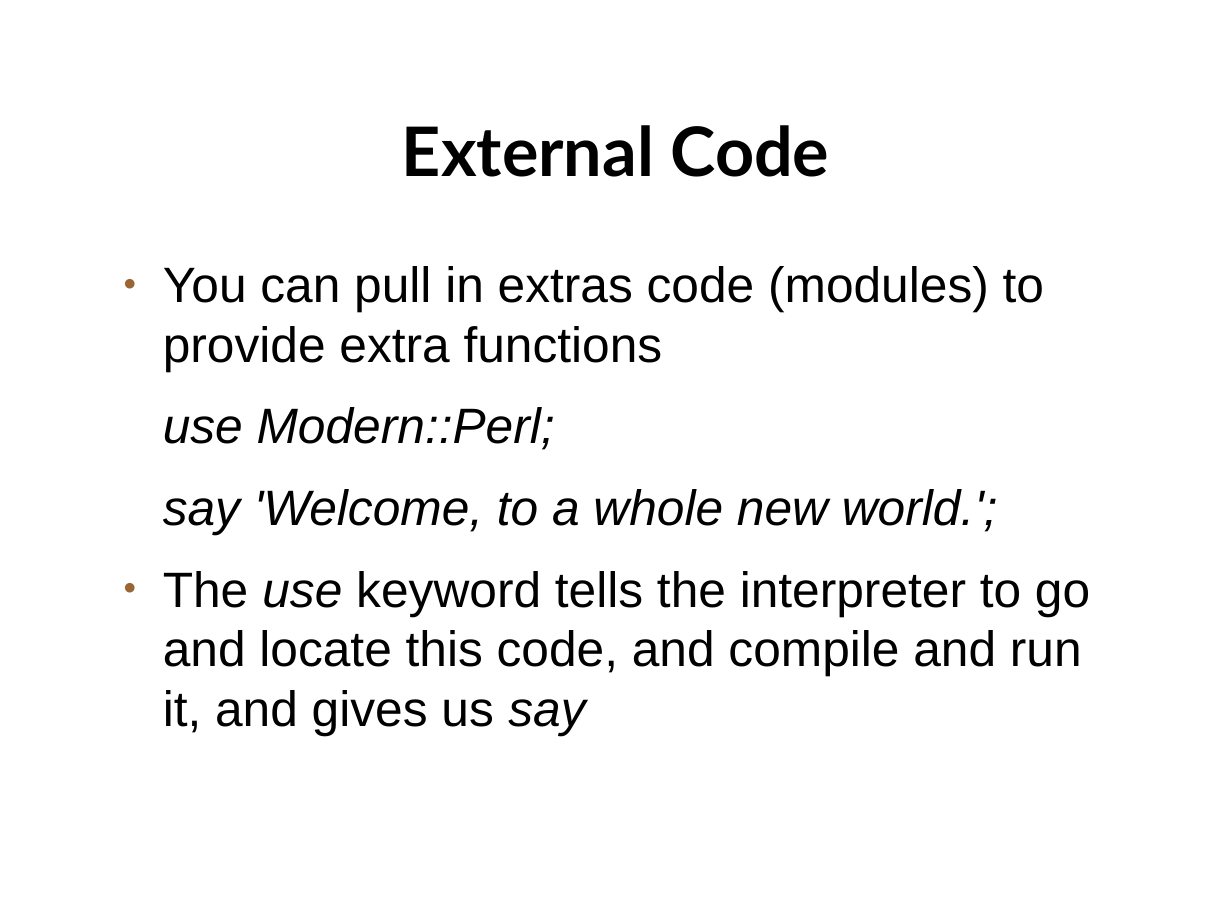
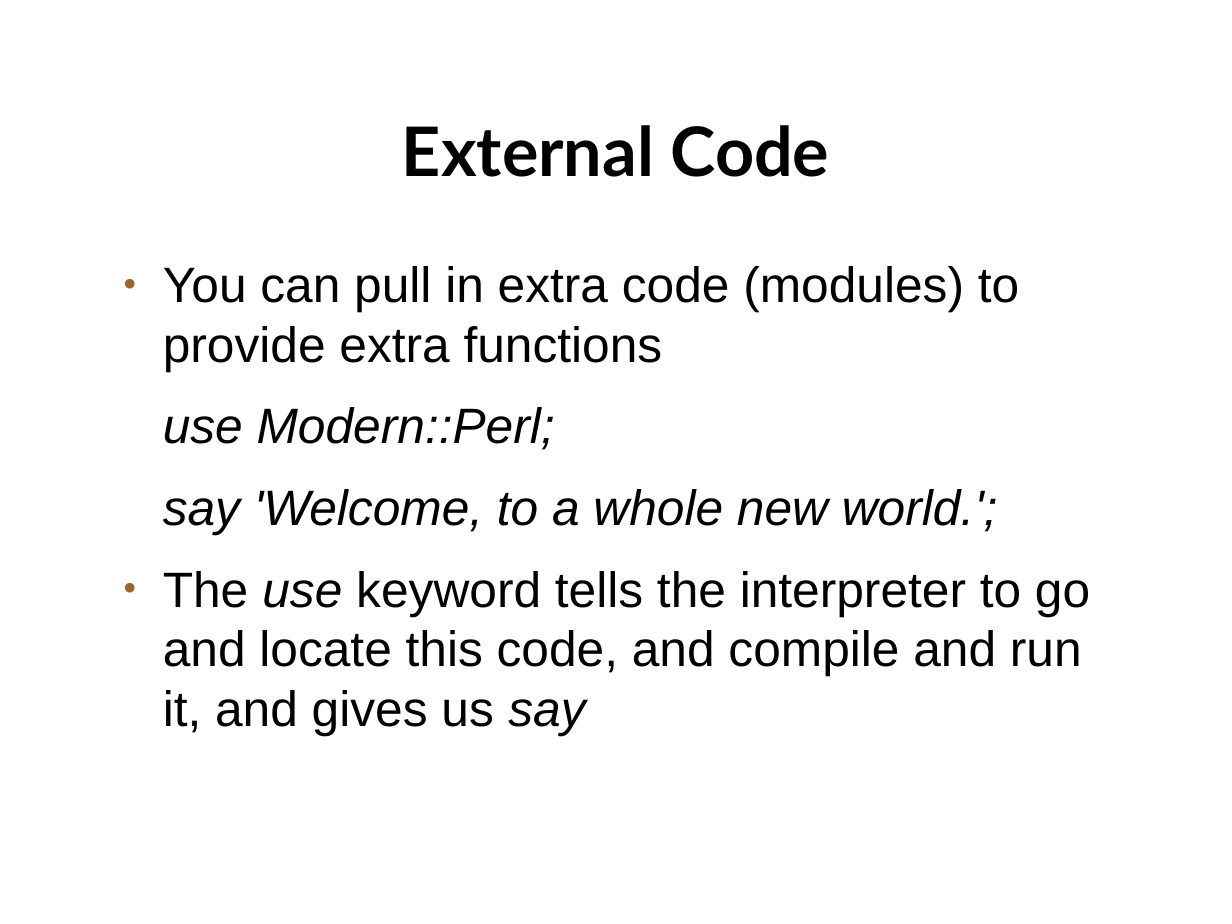
Before and after one commit to setitesuk/basic_perl_course, a slide deck: slide 13 of 02-running_a_program/running_a_program.odp. Drawn at 1232x924 pixels with LibreOffice and Linux fonts; fonts in the diff are those of the drawing; background and template pictures are left out. Boxes give left, top, right and bottom in pixels: in the first picture for what was removed or moved away, otherwise in the second. Text is boxed around its words. In the diff, an @@ line names an element or a change of style, - is before the commit and + after.

```diff
--- a/02-running_a_program/running_a_program.odp
+++ b/02-running_a_program/running_a_program.odp
@@ text at <box>163,266,1019,371</box>: text changed @@
-● You can pull in extras code (modules) to provide extra functions
+● You can pull in extra code (modules) to provide extra functions
```
Also in this commit, not shown: 6 other files.
